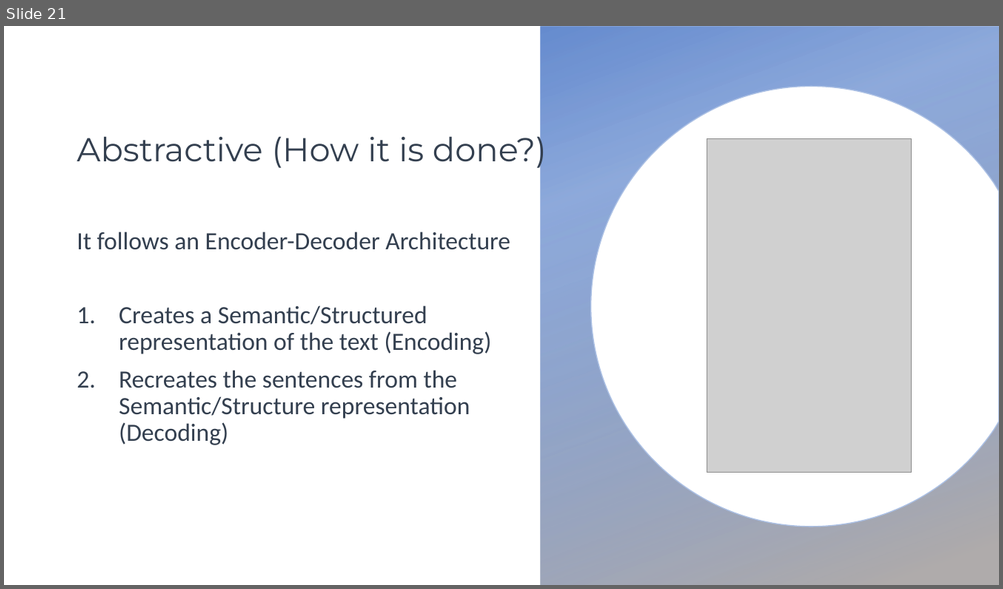
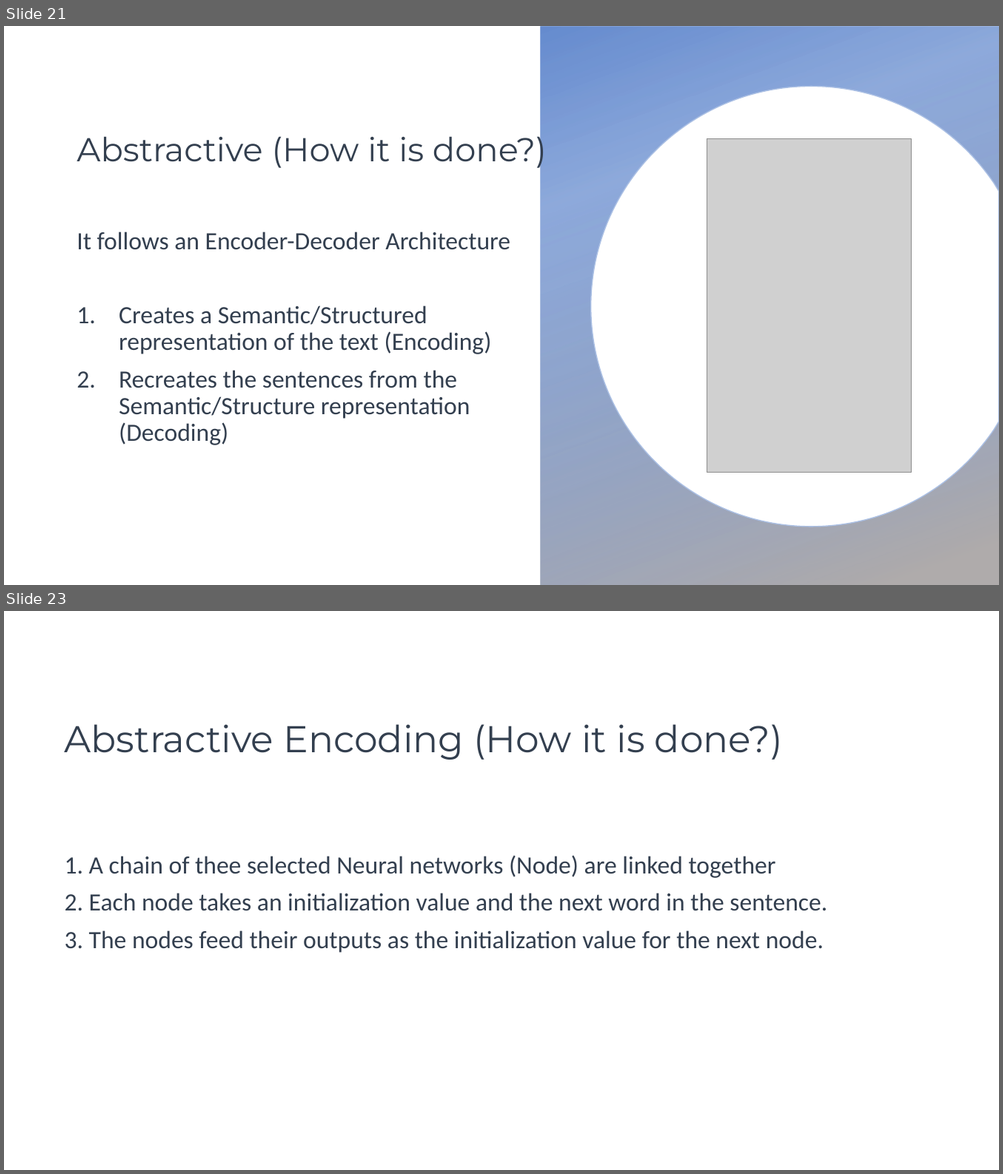
Before and after one commit to mhserry/F21AA, a slide deck: CW2/Text Summarization.pptx. Shown one above the other, each under a label of ours: slide 21 before the commit, slides 21 and 23 after it; the slides between them are not shown. The pictures are 1003x589 and 1003x1174 pixels, drawn with LibreOffice and Linux fonts; fonts in the diff are those of the drawing; grey boxes stand for pictures; background and template pictures are left out. Boxes give left, top, right and bottom in pixels: in the first picture for what was removed or moved away, otherwise in the second. Text is boxed around its words. In the diff, an @@ line names an element or a change of style, - is before the commit and + after.

```diff
--- a/CW2/Text Summarization.pptx
+++ b/CW2/Text Summarization.pptx
@@ slide 23 added at (4, 611, 999, 1170), background #FFFFFF @@
@@ title added at (65, 724, 782, 760), 36 pt, text #333F50 @@
+Abstractive Encoding (How it is done?)
@@ text added at (65, 855, 827, 953), 24 pt, text #333F50 @@
+1. A chain of thee selected Neural networks (Node) are linked together
+2. Each node takes an initialization value and the next word in the sentence.
+3. The nodes feed their outputs as the initialization value for the next node.
```
Also in this commit, not shown: 1 slide changed, 1 other slide added, 1 slide removed.
